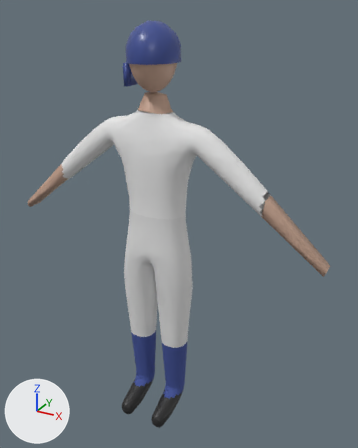
The glTF model assets/optimized/lod1/player_batter.glb: old version first, new version second.
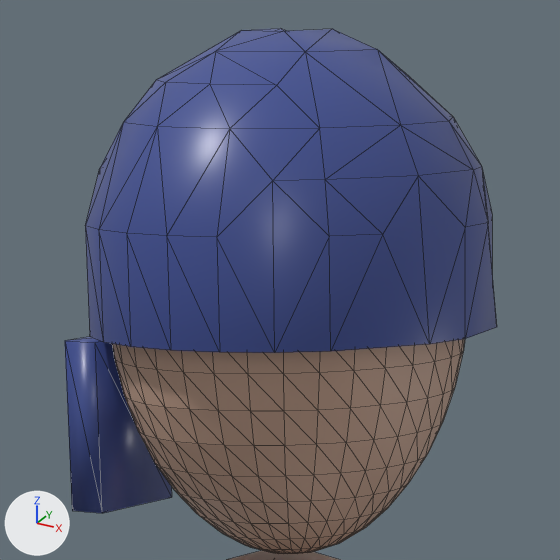
There are two pictures of each version: one whole from a 50 mm lens placed at (1.084, -1.768, 1.919), pointed at (0.084, 0.05, 1.01), one close up on the part from 32% to 53% of the width and 4% to 21% of the height. Every picture has the same lights, and +X, +Y and +Z are marked at lower left. The last two pictures show the newer version. The close-ups show mesh edges as thin lines. Vertices at exactly the same position are counted once.

The first close-up shows 'Body', 'Gear_Helmet'.
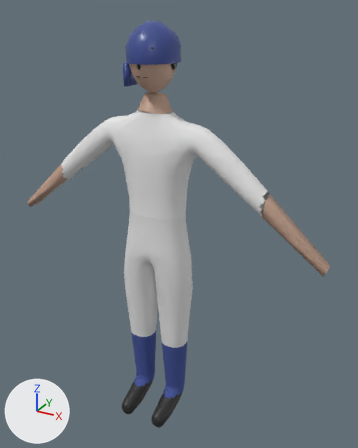
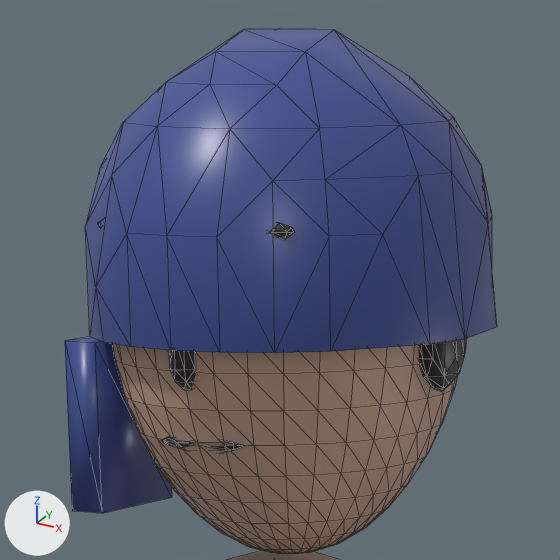
The change, as a list of edits to the scene's bpy script:
```text
Add mat_face_features:
    mat_face_features = principled_material('face_features')
    mat_face_features.base_color = (0.02, 0.015, 0.015)  # black #272121
    mat_face_features.roughness = 0.4
Change me_gear_helmet:
    used by ob_gear_helmet; location = (0.0, 0.0, 0.0)
    remove me_gear_helmet.from_pydata(...)  # 84 vertices, 142 faces; spans x -0.116..0.105, y -0.125..0.119, z 1.62..1.867
    add me_gear_helmet.from_pydata(...)  # 82 vertices, 138 faces; spans x -0.116..0.105, y -0.125..0.119, z 1.62..1.867
    me_gear_helmet part 1
    11 vertices are removed from x -0.058..0.105, y -0.109..0.103, z 1.773..1.867
    57 faces are deleted
    9 vertices are added at x -0.054..0.097, y -0.111..0.105, z 1.745..1.867
    53 new faces join them
Add me_face_details:
    me_face_details.from_pydata(...)  # 272 vertices, 504 faces; spans x -0.101..0.101, y -0.121..0.017, z 1.663..1.781
    me_face_details.materials.append(mat_face_features)  # black #272121
Add ob_face_details:
    ob_face_details = bpy.data.objects.new('Face_Details', me_face_details)
    ob_face_details.location = (0.0, 0.0, 0.0)
```

Where the change shows, as pixel boxes [x1, y1, x2, y2] in the close-ups (560 x 560 px; the box of a moved part takes in the faces that stretch with it):
'Face_Details', added (mostly hidden)
    after: [97, 222, 466, 452]
part 1 of me_gear_helmet, moved or reshaped
    both: [85, 28, 488, 347]
